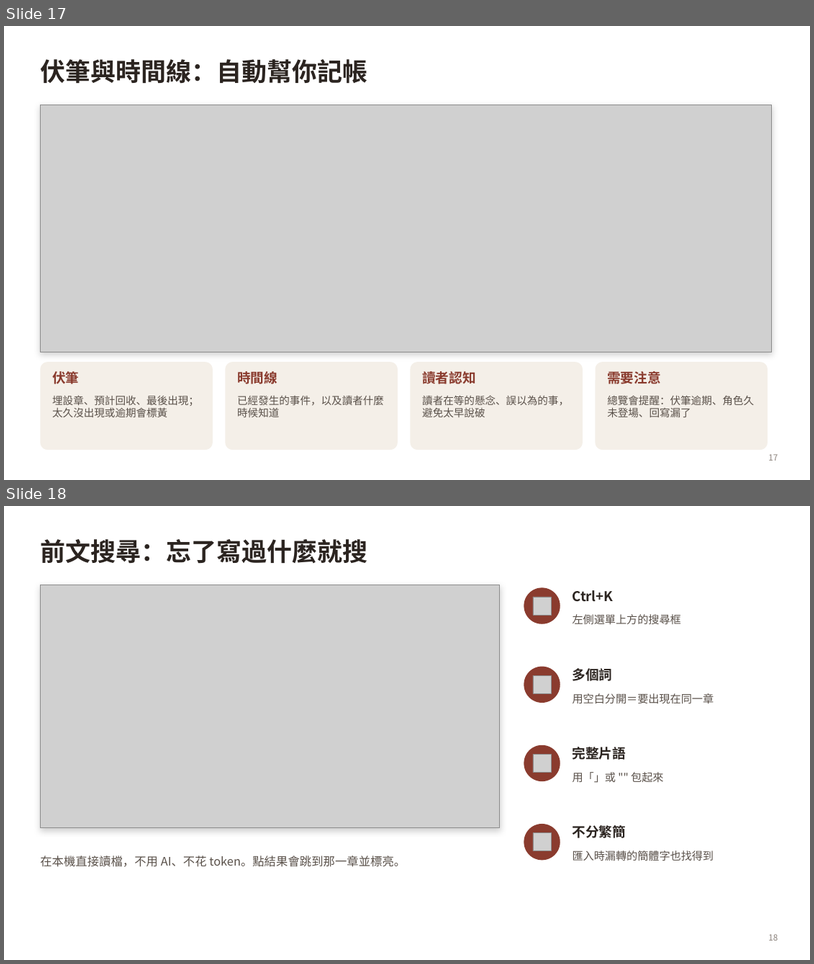
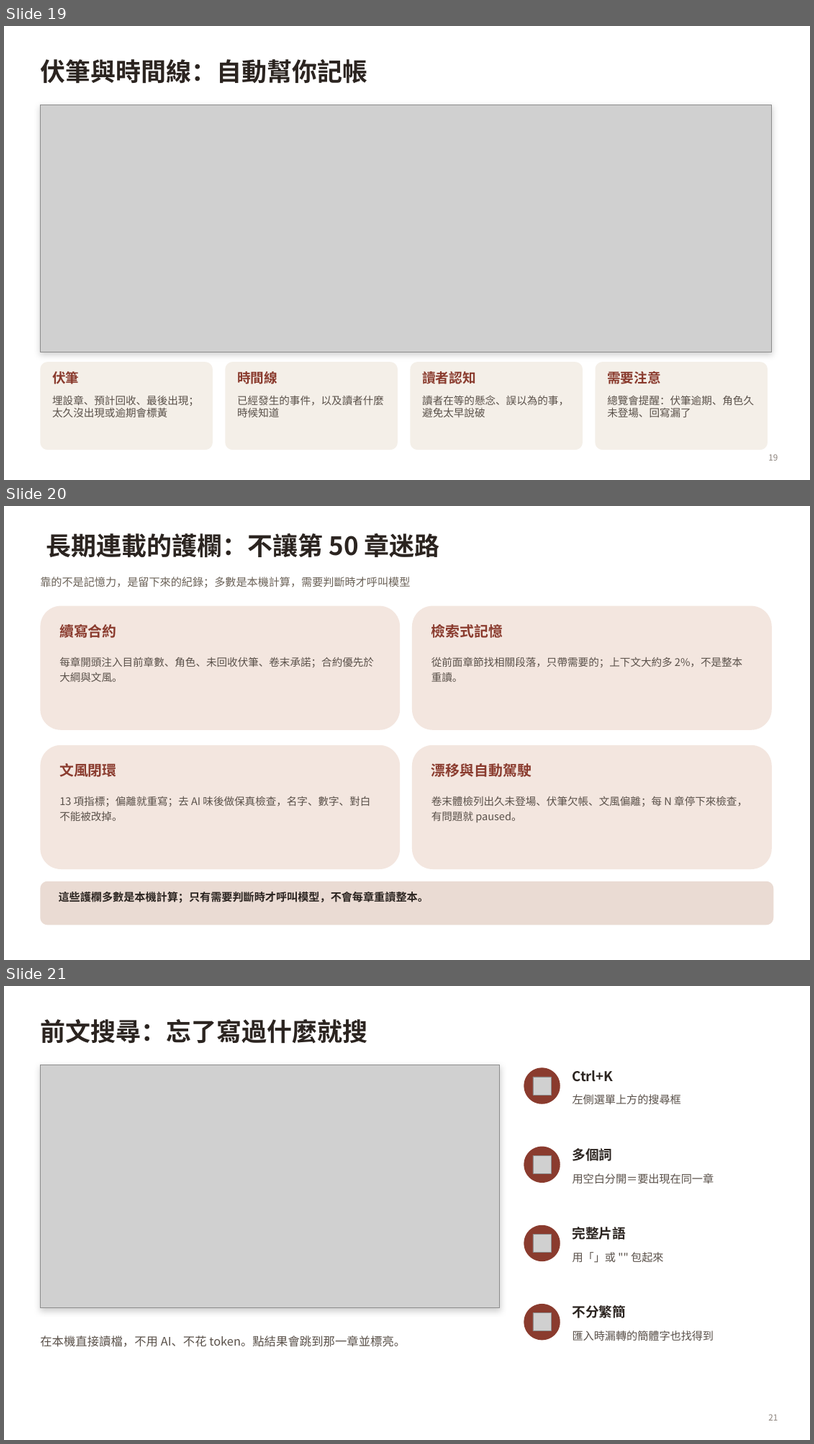
Before and after one commit to yamasoo/novel-studio, a slide deck: demo/小說工作台_新手教學.pptx. Shown one above the other, each under a label of ours: slides 17 and 18 before the commit, slides 19, 20 and 21 after it. The pictures are 814x964 and 814x1444 pixels, drawn with LibreOffice and Linux fonts; fonts in the diff are those of the drawing; grey boxes stand for pictures. Boxes give left, top, right and bottom in pixels: in the first picture for what was removed or moved away, otherwise in the second. Text is boxed around its words. In the diff, an @@ line names an element or a change of style, - is before the commit and + after.

```diff
--- a/demo/小說工作台_新手教學.pptx
+++ b/demo/小說工作台_新手教學.pptx
@@ slide 20 added at [4,506,810,960], background #FFFFFF @@
@@ title added at [46,533,440,558], 30 pt, text #2B2420, bold @@
+長期連載的護欄：不讓第 50 章迷路
@@ text added at [40,577,410,587], 13 pt, text #6B6258 @@
+靠的不是記憶力，是留下來的紀錄；多數是本機計算，需要判斷時才呼叫模型
@@ rounded rectangle added at [40,606,400,730], fill #F3E6DF @@
@@ rounded rectangle added at [412,606,772,730], fill #F3E6DF @@
@@ text added at [59,624,116,638], 17 pt, text #8A3B2E, bold @@
+續寫合約
@@ text added at [432,624,503,638], 17 pt, text #8A3B2E, bold @@
+檢索式記憶
@@ text added at [59,656,374,682], 12.5 pt, text #5A514A @@
+每章開頭注入目前章數、角色、未回收伏筆、卷末承諾；合約優先於大綱與文風。
@@ text added at [432,656,743,682], 12.5 pt, text #5A514A @@
+從前面章節找相關段落，只帶需要的；上下文大約多 2%，不是整本重讀。
@@ rounded rectangle added at [40,745,400,869], fill #F3E6DF @@
@@ text added at [59,763,116,777], 17 pt, text #8A3B2E, bold @@
+文風閉環
@@ rounded rectangle added at [412,745,772,869], fill #F3E6DF @@
@@ text added at [432,763,532,777], 17 pt, text #8A3B2E, bold @@
+漂移與自動駕駛
@@ text added at [59,796,370,821], 12.5 pt, text #5A514A @@
+13 項指標；偏離就重寫；去 AI 味後做保真檢查，名字、數字、對白不能被改掉。
@@ text added at [432,795,748,823], 12.5 pt, text #5A514A @@
+卷末體檢列出久未登場、伏筆欠帳、文風偏離；每 N 章停下來檢查，有問題就 paused。
@@ rounded rectangle added at [40,881,774,924], fill #EADBD3 @@
@@ text added at [59,891,429,903], 13 pt, text #2B2420, bold @@
+這些護欄多數是本機計算；只有需要判斷時才呼叫模型，不會每章重讀整本。
@@ what was slide 17 is now slide 19 @@
@@ page number at [769,454,778,460]: text changed @@
-17
+19
@@ what was slide 18 is now slide 21 @@
@@ page number at [769,1414,778,1420]: text changed @@
-18
+21
```
Also in this commit, not shown: 12 slides changed, 2 other slides added.
